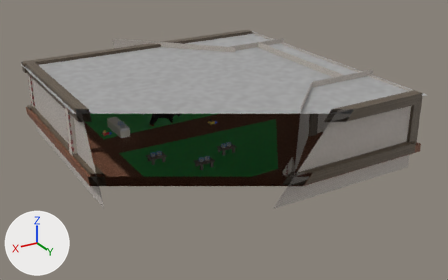
What one commit did to the glTF model assets/models/level_one.glb.
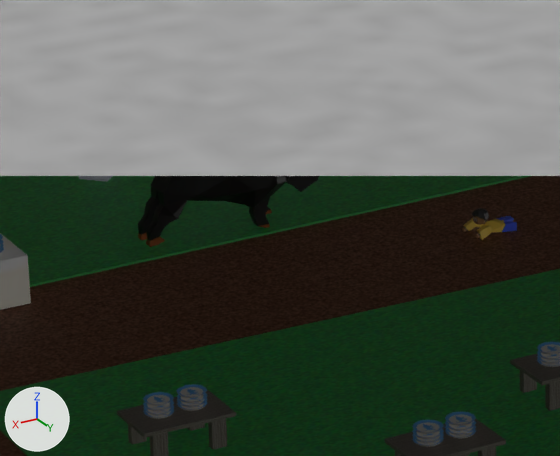
The first picture shows the older version from a camera (50 mm lens) standing at (59.3, 104.9, 48.1) and looking at (-1.5, 3.5, -2.6). The close-ups show both versions on the part from 28% to 50% of the width and 29% to 58% of the height of that picture; other places that the commit changed are outside them. The axes (+X, +Y, +Z) are drawn at lower left. The lights are the same throughout. Both versions are drawn at frame 40 of the action 'Dive'; the numbers are the values there. Everything nearer to the camera than a plane just in front of the edit is cut away.

The first close-up shows 'Body', 'Carpet', 'Ceiling.noshadowcast', 'Cube.001', 'Drawer.001', 'Floor', 'TableTop', 'TableTop.001', 'TableTop.002'.
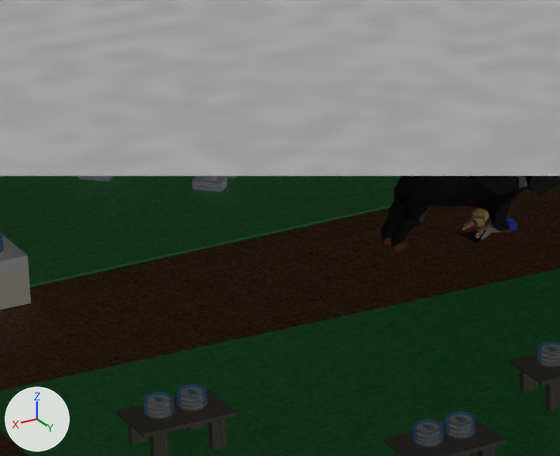
What changed in the scene script:
```text
Add img_baseball_001:
    img_baseball_001 = load_image('baseball.001', '_unpacked/baseball.001', 1024, 1024, 'sRGB')
Add mat_material_019:
    mat_material_019 = principled_material('Material.019')
    mat_material_019.texture = img_baseball_001
Add me_cube_008:
    me_cube_008.from_pydata(...)  # 142 vertices, 272 faces; spans x -1.87..0.16, y -0.69..0.64, z 0.0..1.03
    me_cube_008.materials.append(mat_material_019)  # picture img_baseball_001
Change ob_cube_001:
    ob_cube_001.location: (7.47, -5.05, 2.0) -> (0.0, 0.0, 2.0)
Add ob_baseball:
    ob_baseball = bpy.data.objects.new('baseball', me_cube_008)
    ob_baseball.location = (0.0, 0.0, 0.0)
```

Pixel boxes [x1, y1, x2, y2] of what changed, in the close-ups (560 x 456 px):
'Cube.001', moved: before [138, 176, 319, 247]; after [381, 176, 560, 252]
'baseball', added: after [464, 210, 514, 240]
